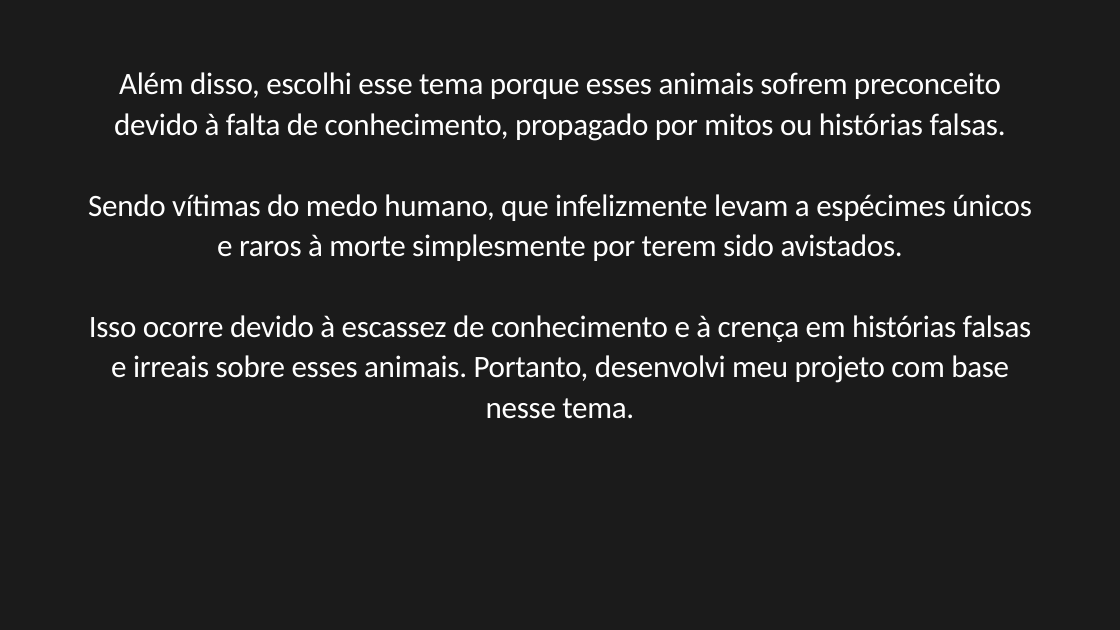
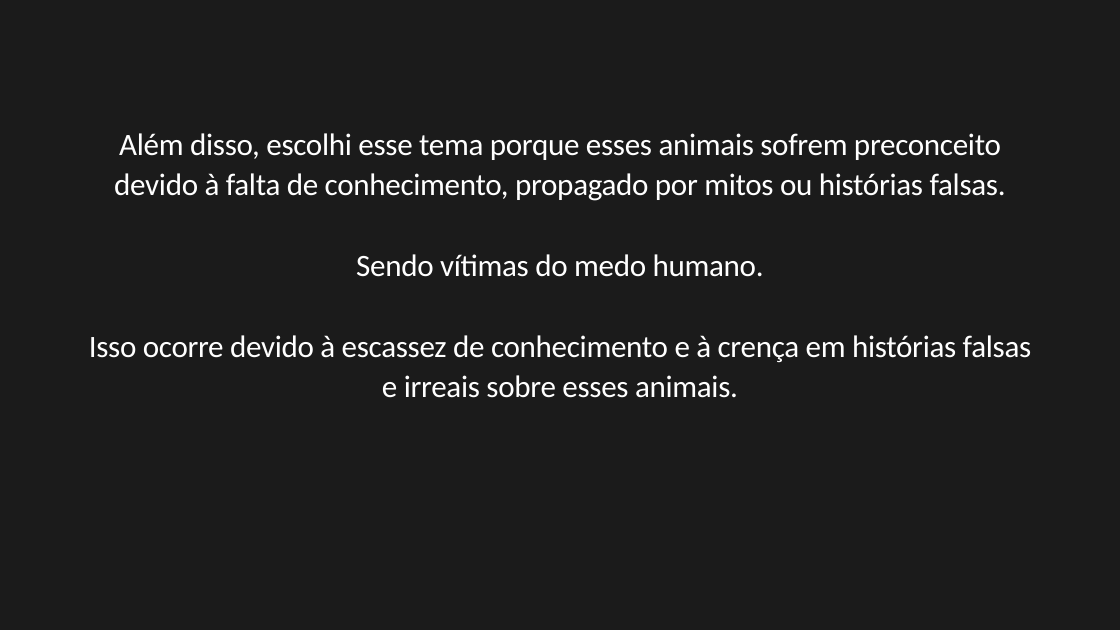
Before and after one commit to RyanMirandaBarbosa/Friendly-Snakes, a slide deck: slide 6 of Documentação/Apresentação meu desafio individual.pptx. Drawn at 1120x630 pixels with LibreOffice and Linux fonts; fonts in the diff are those of the drawing. Boxes give left, top, right and bottom in pixels: in the first picture for what was removed or moved away, otherwise in the second. Text is boxed around its words. In the diff, an @@ line names an element or a change of style, - is before the commit and + after.

```diff
--- a/Documentação/Apresentação meu desafio individual.pptx
+++ b/Documentação/Apresentação meu desafio individual.pptx
@@ text "Além disso, escolhi esse tema ...": place and size @@
-text "Além disso, escolhi esse tema ..." at [88, 72, 1032, 419]
+text "Além disso, escolhi esse tema ..." at [89, 133, 1032, 398]
@@ text at [89, 254, 1032, 398]: text changed @@
-Sendo vítimas do medo humano, que infelizmente levam a espécimes únicos e raros à morte simplesmente por terem sido avistados.
-Isso ocorre devido à escassez de conhecimento e à crença em histórias falsas e irreais sobre esses animais. Portanto, desenvolvi meu projeto com base nesse tema.
+Sendo vítimas do medo humano.
+Isso ocorre devido à escassez de conhecimento e à crença em histórias falsas e irreais sobre esses animais.
```
Also in this commit, not shown: 6 other slides changed, 1 other file.
